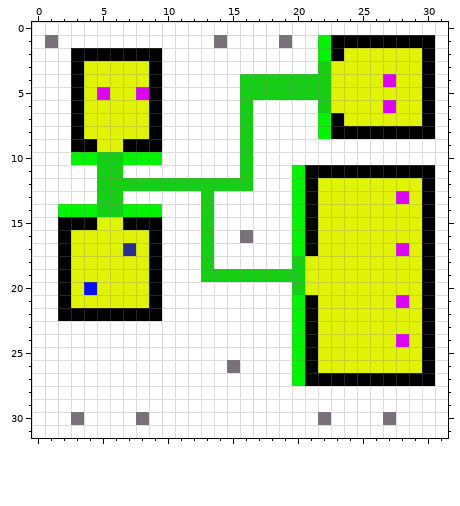
One commit to this pixel-art sprite: src/main/resources/maps/map_2.png. Above: the version before the commit.
The file is 32x32 pixels.
The result:
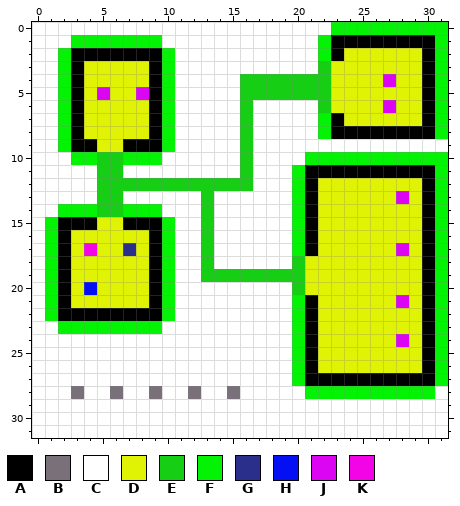
Palette (. is transparent): A #000000  B #79707a  C #ffffff  D #e0f304  E #16cf15  F #04f305  G #2a2f8c  H #0410f3  J #db04f3  K #f304e7
Difference:
y 0: x 23..31 CCCCCCCCC -> FFFFFFFFF
y 1: x 1 B -> C; x 3..9 CCCCCCC -> FFFFFFF; x 14 B -> C; x 19 B -> C; x 31 C -> F
y 2..8: x 2 C -> F; x 10 C -> F; x 31 C -> F
y 9: x 2 C -> F; x 10 C -> F
y 10: x 21..31 CCCCCCCCCCC -> FFFFFFFFFFF
y 11..14: x 31 C -> F
y 15: x 1 C -> F; x 10 C -> F; x 31 C -> F
y 16: x 1 C -> F; x 10 C -> F; x 16 B -> C; x 31 C -> F
y 17: x 1 C -> F; x 4 D -> K; x 10 C -> F; x 31 C -> F
y 18..22: x 1 C -> F; x 10 C -> F; x 31 C -> F
y 23: x 2..9 CCCCCCCC -> FFFFFFFF; x 31 C -> F
y 24..25: x 31 C -> F
y 26: x 15 B -> C; x 31 C -> F
y 27: x 31 C -> F
y 28: x 3 C -> B; x 6 C -> B; x 9 C -> B; x 12 C -> B; x 15 C -> B; x 21..30 CCCCCCCCCC -> FFFFFFFFFF
y 30: x 3 B -> C; x 8 B -> C; x 22 B -> C; x 27 B -> C
